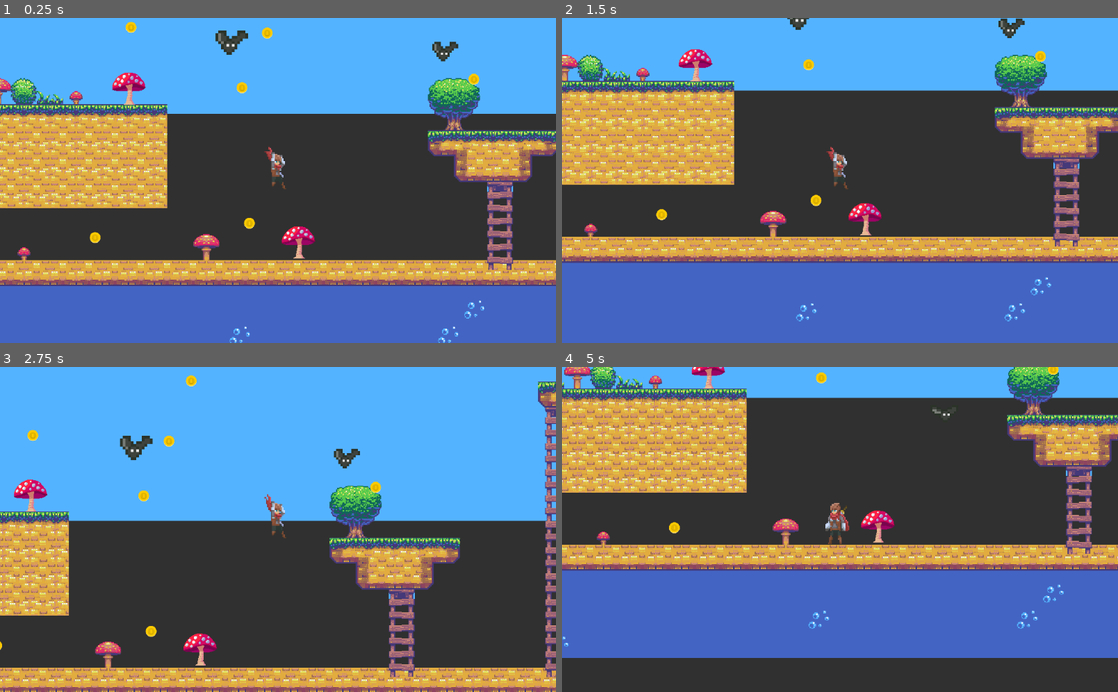
Above: before the commit, frames 1-4 (two rows, left to right).
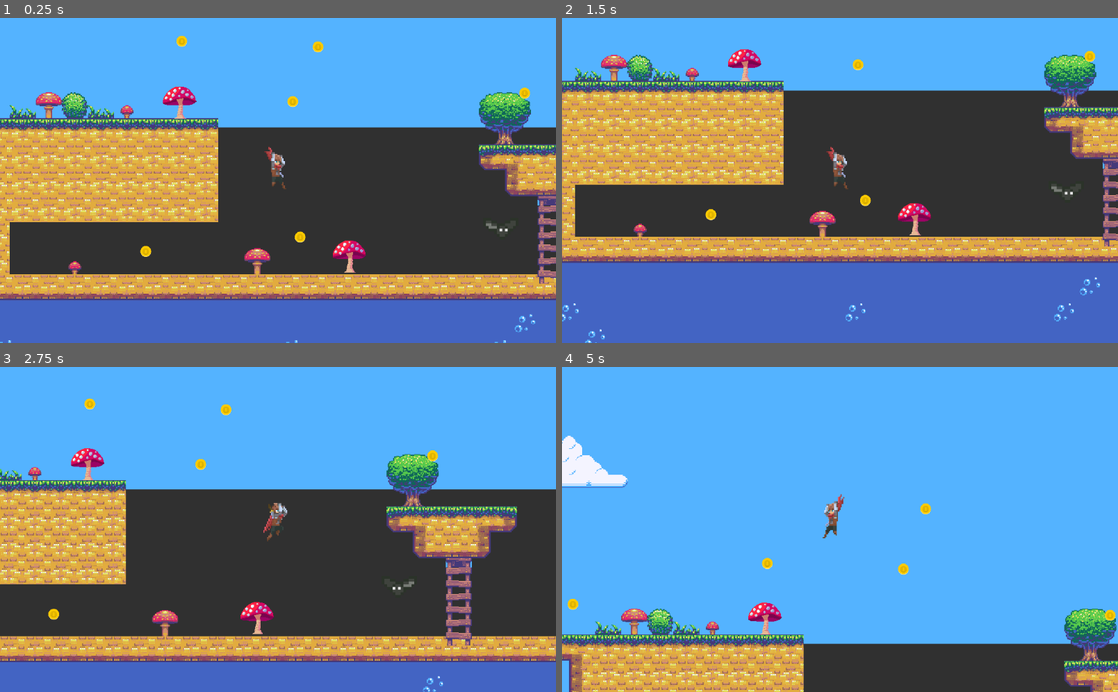
Above: after the commit, the same moments.

Repository: YaelitoP/learning_godot
Game: Godot game, scene res://scenas/TestMap.tscn
Same seed, same stepped clock (60 frames per second), same inputs: the game is played once before the commit and once after it.
Inputs:
- Up to frame 1 (0.25 s): no input
- Up to frame 2 (1.5 s): tap J (attaque) at 0.6 s; tap Space (jump) at 0.77 s; tap A (moveL) at 1.35 s
- Up to frame 3 (2.75 s): tap Space (jump) at 1.52 s; hold D (moveR) from 2.03 s (still down)
- Up to frame 4 (5 s): release D (moveR) at 2.78 s; tap J (attaque) at 2.85 s; tap Space (jump) at 3.02, 3.77, 4.52 s; hold A (moveL) 3.53-4.28 s; tap D (moveR) at 4.35 s

The runs differ from the first frame. In frame 1, 35% of the frame differs, in the area x 0-100%, y 1-100%; in frame 2, 21%; in frame 3, 42%; in frame 4, 88%, in the area x 0-100%, y 0-100%.
Error after the commit: Invalid call. Nonexistent function '_set_playing' in base 'AnimatedSprite'. (res://scripts/bat.gd:14)

Commit message:
bat machine functional and some tunning

Diff:
--- a/Assets/animations/gladiador.tres
+++ b/Assets/animations/gladiador.tres
@@ -66,26 +66,26 @@
 "name": "atack0",
 "speed": 6.0
 }, {
+"frames": [ ExtResource( 24 ), ExtResource( 21 ), ExtResource( 29 ), ExtResource( 26 ), ExtResource( 27 ), ExtResource( 33 ) ],
+"loop": true,
+"name": "atack1",
+"speed": 8.0
+}, {
 "frames": [ ExtResource( 5 ), ExtResource( 7 ), ExtResource( 10 ), ExtResource( 6 ), ExtResource( 9 ), ExtResource( 8 ) ],
 "loop": true,
 "name": "run",
 "speed": 10.0
 }, {
-"frames": [ ExtResource( 24 ), ExtResource( 21 ), ExtResource( 29 ), ExtResource( 26 ), ExtResource( 27 ), ExtResource( 33 ) ],
+"frames": [ ExtResource( 12 ), ExtResource( 13 ) ],
 "loop": true,
-"name": "atack1",
-"speed": 8.0
+"name": "fall",
+"speed": 5.0
 }, {
 "frames": [ ExtResource( 15 ), ExtResource( 16 ), ExtResource( 11 ), ExtResource( 14 ), ExtResource( 12 ), ExtResource( 13 ) ],
 "loop": true,
 "name": "jump",
 "speed": 7.0
 }, {
-"frames": [ ExtResource( 12 ), ExtResource( 13 ) ],
-"loop": true,
-"name": "fall",
-"speed": 5.0
-}, {
 "frames": [ ExtResource( 2 ), ExtResource( 1 ), ExtResource( 3 ), ExtResource( 4 ) ],
 "loop": true,
 "name": "idle",
--- a/Assets/animations/murcielago.tres
+++ b/Assets/animations/murcielago.tres
@@ -1,6 +1,26 @@
 [gd_resource type="SpriteFrames" load_steps=17 format=2]
 
 [ext_resource path="res://Assets/enemies/Bat_Sprite_Sheet.png" type="Texture" id=1]
+
+[sub_resource type="AtlasTexture" id=9]
+atlas = ExtResource( 1 )
+region = Rect2( 0, 0, 16, 24 )
+
+[sub_resource type="AtlasTexture" id=10]
+atlas = ExtResource( 1 )
+region = Rect2( 16, 0, 16, 24 )
+
+[sub_resource type="AtlasTexture" id=11]
+atlas = ExtResource( 1 )
+region = Rect2( 32, 0, 16, 24 )
+
+[sub_resource type="AtlasTexture" id=12]
+atlas = ExtResource( 1 )
+region = Rect2( 48, 0, 16, 24 )
+
+[sub_resource type="AtlasTexture" id=13]
+atlas = ExtResource( 1 )
+region = Rect2( 64, 0, 16, 24 )
 
 [sub_resource type="AtlasTexture" id=4]
 atlas = ExtResource( 1 )
@@ -21,26 +41,6 @@
 [sub_resource type="AtlasTexture" id=8]
 atlas = ExtResource( 1 )
 region = Rect2( 64, 48, 16, 24 )
-
-[sub_resource type="AtlasTexture" id=9]
-atlas = ExtResource( 1 )
-region = Rect2( 0, 0, 16, 24 )
-
-[sub_resource type="AtlasTexture" id=10]
-atlas = ExtResource( 1 )
-region = Rect2( 16, 0, 16, 24 )
-
-[sub_resource type="AtlasTexture" id=11]
-atlas = ExtResource( 1 )
-region = Rect2( 32, 0, 16, 24 )
-
-[sub_resource type="AtlasTexture" id=12]
-atlas = ExtResource( 1 )
-region = Rect2( 48, 0, 16, 24 )
-
-[sub_resource type="AtlasTexture" id=13]
-atlas = ExtResource( 1 )
-region = Rect2( 64, 0, 16, 24 )
 
 [sub_resource type="AtlasTexture" id=14]
 atlas = ExtResource( 1 )
@@ -64,15 +64,15 @@
 
 [resource]
 animations = [ {
+"frames": [ SubResource( 9 ), SubResource( 10 ), SubResource( 11 ), SubResource( 12 ), SubResource( 13 ) ],
+"loop": true,
+"name": "angry",
+"speed": 8.0
+}, {
 "frames": [ SubResource( 4 ), SubResource( 5 ), SubResource( 6 ), SubResource( 7 ), SubResource( 8 ) ],
 "loop": false,
 "name": "dead",
 "speed": 10.0
-}, {
-"frames": [ SubResource( 9 ), SubResource( 10 ), SubResource( 11 ), SubResource( 12 ), SubResource( 13 ) ],
-"loop": true,
-"name": "angry",
-"speed": 8.0
 }, {
 "frames": [ SubResource( 14 ), SubResource( 15 ), SubResource( 16 ), SubResource( 17 ), SubResource( 18 ) ],
 "loop": true,
--- a/project.godot
+++ b/project.godot
@@ -14,7 +14,7 @@
 "language": "GDScript",
 "path": "res://scripts/IDLE_bat.gd"
 }, {
-"base": "Node",
+"base": "Node2D",
 "class": "StateMachine",
 "language": "GDScript",
 "path": "res://scripts/StateMachine.gd"
@@ -92,60 +92,60 @@
 
 ui_left={
 "deadzone": 0.5,
-"events": [ Object(InputEventKey,"resource_local_to_scene":false,"resource_name":"","device":0,"alt":false,"shift":false,"control":false,"meta":false,"command":false,"pressed":false,"scancode":16777231,"unicode":0,"echo":false,"script":null)
+"events": [ Object(InputEventKey,"resource_local_to_scene":false,"resource_name":"","device":0,"alt":false,"shift":false,"control":false,"meta":false,"command":false,"pressed":false,"scancode":16777231,"physical_scancode":0,"unicode":0,"echo":false,"script":null)
 , Object(InputEventJoypadButton,"resource_local_to_scene":false,"resource_name":"","device":0,"button_index":14,"pressure":0.0,"pressed":false,"script":null)
  ]
 }
 moveL={
 "deadzone": 0.5,
-"events": [ Object(InputEventKey,"resource_local_to_scene":false,"resource_name":"","device":0,"alt":false,"shift":false,"control":false,"meta":false,"command":false,"pressed":false,"scancode":65,"unicode":0,"echo":false,"script":null)
-, Object(InputEventKey,"resource_local_to_scene":false,"resource_name":"","device":0,"alt":false,"shift":false,"control":false,"meta":false,"command":false,"pressed":false,"scancode":16777231,"unicode":0,"echo":false,"script":null)
+"events": [ Object(InputEventKey,"resource_local_to_scene":false,"resource_name":"","device":0,"alt":false,"shift":false,"control":false,"meta":false,"command":false,"pressed":false,"scancode":65,"physical_scancode":0,"unicode":0,"echo":false,"script":null)
+, Object(InputEventKey,"resource_local_to_scene":false,"resource_name":"","device":0,"alt":false,"shift":false,"control":false,"meta":false,"command":false,"pressed":false,"scancode":16777231,"physical_scancode":0,"unicode":0,"echo":false,"script":null)
  ]
 }
 moveR={
 "deadzone": 0.5,
-"events": [ Object(InputEventKey,"resource_local_to_scene":false,"resource_name":"","device":0,"alt":false,"shift":false,"control":false,"meta":false,"command":false,"pressed":false,"scancode":68,"unicode":0,"echo":false,"script":null)
-, Object(InputEventKey,"resource_local_to_scene":false,"resource_name":"","device":0,"alt":false,"shift":false,"control":false,"meta":false,"command":false,"pressed":false,"scancode":16777233,"unicode":0,"echo":false,"script":null)
+"events": [ Object(InputEventKey,"resource_local_to_scene":false,"resource_name":"","device":0,"alt":false,"shift":false,"control":false,"meta":false,"command":false,"pressed":false,"scancode":68,"physical_scancode":0,"unicode":0,"echo":false,"script":null)
+, Object(InputEventKey,"resource_local_to_scene":false,"resource_name":"","device":0,"alt":false,"shift":false,"control":false,"meta":false,"command":false,"pressed":false,"scancode":16777233,"physical_scancode":0,"unicode":0,"echo":false,"script":null)
  ]
 }
 moveU={
 "deadzone": 0.5,
-"events": [ Object(InputEventKey,"resource_local_to_scene":false,"resource_name":"","device":0,"alt":false,"shift":false,"control":false,"meta":false,"command":false,"pressed":false,"scancode":87,"unicode":0,"echo":false,"script":null)
-, Object(InputEventKey,"resource_local_to_scene":false,"resource_name":"","device":0,"alt":false,"shift":false,"control":false,"meta":false,"command":false,"pressed":false,"scancode":16777232,"unicode":0,"echo":false,"script":null)
+"events": [ Object(InputEventKey,"resource_local_to_scene":false,"resource_name":"","device":0,"alt":false,"shift":false,"control":false,"meta":false,"command":false,"pressed":false,"scancode":87,"physical_scancode":0,"unicode":0,"echo":false,"script":null)
+, Object(InputEventKey,"resource_local_to_scene":false,"resource_name":"","device":0,"alt":false,"shift":false,"control":false,"meta":false,"command":false,"pressed":false,"scancode":16777232,"physical_scancode":0,"unicode":0,"echo":false,"script":null)
  ]
 }
 moveD={
 "deadzone": 0.5,
-"events": [ Object(InputEventKey,"resource_local_to_scene":false,"resource_name":"","device":0,"alt":false,"shift":false,"control":false,"meta":false,"command":false,"pressed":false,"scancode":16777234,"unicode":0,"echo":false,"script":null)
-, Object(InputEventKey,"resource_local_to_scene":false,"resource_name":"","device":0,"alt":false,"shift":false,"control":false,"meta":false,"command":false,"pressed":false,"scancode":83,"unicode":0,"echo":false,"script":null)
+"events": [ Object(InputEventKey,"resource_local_to_scene":false,"resource_name":"","device":0,"alt":false,"shift":false,"control":false,"meta":false,"command":false,"pressed":false,"scancode":16777234,"physical_scancode":0,"unicode":0,"echo":false,"script":null)
+, Object(InputEventKey,"resource_local_to_scene":false,"resource_name":"","device":0,"alt":false,"shift":false,"control":false,"meta":false,"command":false,"pressed":false,"scancode":83,"physical_scancode":0,"unicode":0,"echo":false,"script":null)
  ]
 }
 jump={
 "deadzone": 0.5,
-"events": [ Object(InputEventKey,"resource_local_to_scene":false,"resource_name":"","device":0,"alt":false,"shift":false,"control":false,"meta":false,"command":false,"pressed":false,"scancode":32,"unicode":0,"echo":false,"script":null)
-, Object(InputEventKey,"resource_local_to_scene":false,"resource_name":"","device":0,"alt":false,"shift":false,"control":false,"meta":false,"command":false,"pressed":false,"scancode":87,"unicode":0,"echo":false,"script":null)
-, Object(InputEventKey,"resource_local_to_scene":false,"resource_name":"","device":0,"alt":false,"shift":false,"control":false,"meta":false,"command":false,"pressed":false,"scancode":16777232,"unicode":0,"echo":false,"script":null)
+"events": [ Object(InputEventKey,"resource_local_to_scene":false,"resource_name":"","device":0,"alt":false,"shift":false,"control":false,"meta":false,"command":false,"pressed":false,"scancode":32,"physical_scancode":0,"unicode":0,"echo":false,"script":null)
+, Object(InputEventKey,"resource_local_to_scene":false,"resource_name":"","device":0,"alt":false,"shift":false,"control":false,"meta":false,"command":false,"pressed":false,"scancode":87,"physical_scancode":0,"unicode":0,"echo":false,"script":null)
+, Object(InputEventKey,"resource_local_to_scene":false,"resource_name":"","device":0,"alt":false,"shift":false,"control":false,"meta":false,"command":false,"pressed":false,"scancode":16777232,"physical_scancode":0,"unicode":0,"echo":false,"script":null)
  ]
 }
 attaque={
 "deadzone": 0.5,
-"events": [ Object(InputEventKey,"resource_local_to_scene":false,"resource_name":"","device":0,"alt":false,"shift":false,"control":false,"meta":false,"command":false,"pressed":false,"scancode":74,"unicode":0,"echo":false,"script":null)
+"events": [ Object(InputEventKey,"resource_local_to_scene":false,"resource_name":"","device":0,"alt":false,"shift":false,"control":false,"meta":false,"command":false,"pressed":false,"scancode":74,"physical_scancode":0,"unicode":0,"echo":false,"script":null)
  ]
 }
 
 [layer_names]
 
 2d_render/layer_1="player"
+2d_render/layer_2="world"
+2d_render/layer_3="pickups"
+2d_render/layer_4="enemies"
+2d_render/layer_5="ally"
+2d_render/layer_6="bouncers"
 2d_physics/layer_1="player"
-2d_render/layer_2="world"
 2d_physics/layer_2="world"
-2d_render/layer_3="pickups"
 2d_physics/layer_3="pickups"
-2d_render/layer_4="enemies"
 2d_physics/layer_4="enemies"
-2d_render/layer_5="ally"
 2d_physics/layer_5="ally"
-2d_render/layer_6="bouncers"
 2d_physics/layer_6="bouncers"
 
 [physics]
--- a/scenas/Pj1.tscn
+++ b/scenas/Pj1.tscn
@@ -218,7 +218,7 @@
 tracks/1/keys = {
 "times": PoolRealArray( 0 ),
 "transitions": PoolRealArray( 1 ),
-"update": 1,
+"update": 0,
 "values": [ "run" ]
 }
 tracks/2/type = "value"
@@ -230,7 +230,7 @@
 tracks/2/keys = {
 "times": PoolRealArray( 0 ),
 "transitions": PoolRealArray( 1 ),
-"update": 1,
+"update": 0,
 "values": [ false ]
 }
 tracks/3/type = "value"
@@ -293,7 +293,7 @@
 tracks/1/keys = {
 "times": PoolRealArray( 0 ),
 "transitions": PoolRealArray( 1 ),
-"update": 1,
+"update": 0,
 "values": [ "run" ]
 }
 tracks/2/type = "value"
@@ -305,7 +305,7 @@
 tracks/2/keys = {
 "times": PoolRealArray( 0 ),
 "transitions": PoolRealArray( 1 ),
-"update": 1,
+"update": 0,
 "values": [ true ]
 }
 tracks/3/type = "value"
@@ -345,9 +345,7 @@
 "values": [ 0.0 ]
 }
 
-[node name="player" type="KinematicBody2D" groups=[
-"player",
-]]
+[node name="player" type="KinematicBody2D" groups=["player"]]
 collision_mask = 126
 script = ExtResource( 2 )
 
@@ -360,23 +358,17 @@
 frame = 1
 playing = true
 
-[node name="coll_player" type="CollisionShape2D" parent="." groups=[
-"player",
-]]
+[node name="coll_player" type="CollisionShape2D" parent="." groups=["player"]]
 position = Vector2( -7.67828, -10.3732 )
 shape = SubResource( 1 )
 __meta__ = {
 "_edit_group_": true
 }
 
-[node name="area_coll" type="Area2D" parent="coll_player" groups=[
-"player",
-]]
+[node name="area_coll" type="Area2D" parent="coll_player" groups=["player"]]
 collision_mask = 30
 
-[node name="coll_area" type="CollisionShape2D" parent="coll_player/area_coll" groups=[
-"player",
-]]
+[node name="coll_area" type="CollisionShape2D" parent="coll_player/area_coll" groups=["player"]]
 position = Vector2( 0.220749, -0.483814 )
 shape = SubResource( 2 )
 
@@ -389,23 +381,17 @@
 collision_mask = 994
 collide_with_areas = true
 
-[node name="area_sword" type="Area2D" parent="." groups=[
-"ataques",
-]]
+[node name="area_sword" type="Area2D" parent="." groups=["ataques"]]
 position = Vector2( 38.848, -24.89 )
 collision_mask = 8
 
-[node name="coll_atack0" type="CollisionPolygon2D" parent="area_sword" groups=[
-"ataques",
-]]
+[node name="coll_atack0" type="CollisionPolygon2D" parent="area_sword" groups=["ataques"]]
 visible = false
 position = Vector2( -0.516586, 0.265785 )
 polygon = PoolVector2Array( -30.4714, -40.5258, -8.67664, -38.9311, 8.99838, -20.9902, 13.9687, -3.02282, 8.86548, 21.8 …(199 unchanged characters)…
 disabled = true
 
-[node name="coll_atack1" type="CollisionPolygon2D" parent="area_sword" groups=[
-"ataques",
-]]
+[node name="coll_atack1" type="CollisionPolygon2D" parent="area_sword" groups=["ataques"]]
 visible = false
 position = Vector2( -45.3021, 24.272 )
 rotation = 3.14159
@@ -413,9 +399,7 @@
 polygon = PoolVector2Array( -28.9558, -45.7137, -37.2421, -42.779, -50.8799, -27.4149, -54.1598, -9.97925, -51.0525, 5. …(269 unchanged characters)…
 disabled = true
 
-[node name="coll_atack2" type="CollisionPolygon2D" parent="area_sword" groups=[
-"ataques",
-]]
+[node name="coll_atack2" type="CollisionPolygon2D" parent="area_sword" groups=["ataques"]]
 visible = false
 polygon = PoolVector2Array( -53.3238, -7.07883, -37.0965, -2.24518, -21.7324, 1.0348, -13.1009, 4.31477, 3.64424, 11.91 …(493 unchanged characters)…
 disabled = true
--- a/scenas/TestMap.tscn
+++ b/scenas/TestMap.tscn
@@ -22,9 +22,7 @@
 format = 1
 tile_data = PoolIntArray( -1245193, 24, 0, -1245192, 24, 0, -1245191, 24, 0, -1245190, 24, 0, -1245189, 24, 0, -1245188 …(51102 unchanged characters)…
 
-[node name="Plataformas" type="TileMap" parent="world" groups=[
-"plataformas",
-]]
+[node name="Plataformas" type="TileMap" parent="world" groups=["plataformas"]]
 position = Vector2( -312.423, -706.762 )
 scale = Vector2( 3, 3 )
 tile_set = ExtResource( 2 )
@@ -33,7 +31,7 @@
 compatibility_mode = true
 collision_layer = 2
 format = 1
-tile_data = PoolIntArray( 65612, 7, 0, 65613, 8, 0, 131148,  …(733 unchanged characters)… 438, 1, 131074, 786439, 1, 131075, 786444, 10, 0, 786445, 11, 0, 786446, 11, 0, 786447, 11, 0, 786448, 11, 0, 786449, 11, 0, 786450, 11, 0, 786451, 11, 0, 786452, 11, 0, 786463, 3, 0, 786464, 4, 0, 786465, 5, 0, 786466, 7, 0, 786467, 8, 0, 786508, 13, 0, 851974, 1, 196610, 851975, 1, 196611, 851978, 23, 0, 851980, 10, 0, 851981, 11, 0, 851982,  …(2333 unchanged characters)…
+tile_data = PoolIntArray( 65612, 7, 0, 65613, 8, 0, 131148,  …(733 unchanged characters)… 438, 1, 131074, 786439, 1, 131075, 786440, 22, 0, 786444, 10, 0, 786445, 11, 0, 786446, 11, 0, 786447, 11, 0, 786448, 11, 0, 786449, 11, 0, 786450, 11, 0, 786451, 11, 0, 786452, 11, 0, 786463, 3, 0, 786464, 4, 0, 786465, 5, 0, 786466, 7, 0, 786467, 8, 0, 786508, 13, 0, 851974, 1, 196610, 851975, 1, 196611, 851980, 10, 0, 851981, 11, 0, 851982,  …(2333 unchanged characters)…
 
 [node name="bouncers" type="Node2D" parent="world"]
 position = Vector2( -312.423, -706.762 )
@@ -105,16 +103,16 @@
 }
 
 [node name="plataforma" parent="transport" instance=ExtResource( 1 )]
-position = Vector2( 3949.7, -546.641 )
+position = Vector2( 3785.54, 388.491 )
 collision_layer = 2
 waypoints_path = NodePath("../../waypoints")
 
 [node name="chobirandom" parent="." instance=ExtResource( 7 )]
-position = Vector2( 2727.89, 149.998 )
+position = Vector2( 3799.8, -1178.94 )
 
 [node name="Pj1" parent="." instance=ExtResource( 3 )]
 process_priority = 1
-position = Vector2( 2110.88, 577.086 )
+position = Vector2( 1923.98, 525.69 )
 scale = Vector2( 2, 2 )
 
 [node name="spr_player" parent="Pj1" index="0"]
@@ -125,7 +123,7 @@
 zoom = Vector2( 2, 2 )
 
 [node name="bat" parent="." instance=ExtResource( 8 )]
-position = Vector2( 1941.95, 163.273 )
+position = Vector2( 2751.12, 804.897 )
 
 [editable path="waypoints"]
 [editable path="Pj1"]
--- a/scenas/bat.tscn
+++ b/scenas/bat.tscn
@@ -1,14 +1,15 @@
-[gd_scene load_steps=8 format=2]
+[gd_scene load_steps=7 format=2]
 
 [ext_resource path="res://scripts/bat.gd" type="Script" id=1]
 [ext_resource path="res://Assets/animations/murcielago.tres" type="SpriteFrames" id=2]
-[ext_resource path="res://scripts/WANDER_bat.gd" type="Script" id=3]
-[ext_resource path="res://scripts/IDLE_bat.gd" type="Script" id=4]
-[ext_resource path="res://scripts/StateMachine.gd" type="Script" id=5]
+[ext_resource path="res://scenas/batmachine.gd" type="Script" id=3]
 [ext_resource path="res://Assets/animations/Bat/scenasmurido.tres" type="Animation" id=6]
 
 [sub_resource type="CircleShape2D" id=1]
-radius = 5.19133
+radius = 7.04112
+
+[sub_resource type="CircleShape2D" id=2]
+radius = 61.2143
 
 [node name="bat" type="KinematicBody2D"]
 scale = Vector2( 10, 10 )
@@ -18,23 +19,28 @@
 z_index = 1
 frames = ExtResource( 2 )
 animation = "idle"
-playing = true
+frame = 4
 
 [node name="coll_bat" type="CollisionShape2D" parent="."]
-position = Vector2( -0.138165, -4.74365 )
+position = Vector2( -0.399455, -3.65495 )
 shape = SubResource( 1 )
-
-[node name="Timer" type="Timer" parent="."]
-one_shot = true
 
 [node name="anim_bat" type="AnimationPlayer" parent="."]
 anims/murido = ExtResource( 6 )
 
-[node name="stateMachine" type="Node" parent="."]
-script = ExtResource( 5 )
+[node name="area_bat" type="Area2D" parent="."]
+scale = Vector2( 1, 1 )
+collision_layer = 8
 
-[node name="idle" type="Node" parent="stateMachine"]
-script = ExtResource( 4 )
+[node name="CollisionShape2D" type="CollisionShape2D" parent="area_bat"]
+position = Vector2( -0.253632, -3.71952 )
+shape = SubResource( 2 )
 
-[node name="wander" type="Node" parent="stateMachine"]
+[node name="batMachine" type="Node2D" parent="."]
 script = ExtResource( 3 )
+
+[node name="timer" type="Timer" parent="batMachine"]
+one_shot = true
+
+[connection signal="body_entered" from="area_bat" to="batMachine" method="_on_area_bat_body_entered"]
+[connection signal="body_exited" from="area_bat" to="batMachine" method="_on_area_bat_body_exited"]
--- /dev/null
+++ b/scenas/batmachine.gd
@@ -0,0 +1,88 @@
+extends StateMachine
+
+export(int) var move_range: = 32
+export(int) var speed: = 200
+
+onready var start_pos: = global_position
+onready var current_pos: = global_position
+onready var timer: = $timer
+
+var objective = null
+
+var next_state: Array
+
+var target_pos: = Vector2.ZERO
+var direction: = Vector2.ZERO
+var motion: = Vector2.ZERO
+
+var shout: = true
+
+func _ready():
+	randomize()
+	get_direction()
+	add_state("wander")
+	add_state("idle")
+	add_state("chase")
+
+	next_state.append(states.wander)
+	next_state.append(states.idle)
+
+	timer.call_deferred("start")
+	call_deferred("set_state", states.wander)
+
+func _physics_process(delta: float):
+	match state:
+
+		states.idle:
+			get_direction()
+			if shout:
+				print("idle")
+				shout = false
+			if timer.time_left == 0:
+				next_state.shuffle()
+				change_state(next_state.front())
+
+		states.wander:
+			if shout:
+				print("wander")
+				shout = false
+			if timer.time_left == 0:
+				next_state.shuffle()
+				change_state(next_state.front())
+
+		states.chase:
+			if shout:
+				print("chase")
+				shout = false
+			chase_player(delta)
+
+
+
+
+func get_direction():
+	current_pos = global_position
+	update_target()
+	direction = current_pos.direction_to(target_pos)
+	motion = direction * speed
+
+func update_target():
+	target_pos = current_pos + Vector2(rand_range(-move_range, move_range), rand_range(-move_range, move_range))
+
+func change_state(new_state):
+	set_state(new_state)
+	shout = true
+	timer.start(rand_range(2, 3))
+
+func chase_player(delta):
+	direction = (objective.global_position - global_position).normalized()
+	motion = direction * speed
+
+
+func _on_area_bat_body_entered(body: Node) -> void:
+		shout = true
+		objective = body
+		change_state(states.chase)
+
+
+func _on_area_bat_body_exited(body: Node) -> void:
+	change_state(states.idle)
--- a/scenas/murcielago.tscn
+++ b/scenas/murcielago.tscn
@@ -13,9 +13,7 @@
 [sub_resource type="CircleShape2D" id=3]
 radius = 550.852
 
-[node name="murcielago" type="KinematicBody2D" groups=[
-"enemy",
-]]
+[node name="murcielago" type="KinematicBody2D" groups=["enemy"]]
 position = Vector2( -8.89539, 2.5415 )
 collision_layer = 8
 collision_mask = 3
@@ -69,7 +67,8 @@
 position = Vector2( -1.64618, 40.1446 )
 scale = Vector2( 8, 8 )
 frames = ExtResource( 1 )
-animation = "dead"
+animation = "idle"
+frame = 4
 
 [node name="Timer" type="Timer" parent="."]
 wait_time = 0.145
--- /dev/null
+++ b/scenas/stateMachine.tscn
@@ -0,0 +1,6 @@
+[gd_scene load_steps=2 format=2]
+
+[ext_resource path="res://scripts/StateMachine.gd" type="Script" id=1]
+
+[node name="stateMachine" type="Node2D"]
+script = ExtResource( 1 )
--- a/scripts/StateMachine.gd
+++ b/scripts/StateMachine.gd
@@ -1,42 +1,26 @@
-extends Node
+extends Node2D
 class_name StateMachine
 
-onready var IDLE: = get_node("idle")
-onready var WANDER: = get_node("wander")
-onready var state: = IDLE
 
 const DEBUG = true
 
-enum STATES {IDLE, WANDER}
+onready var parent: = get_parent()
 
-var direction = Vector2.ZERO
-var history = []
+var state = null setget set_state
+var previous_state = null
+var states = {}
 
 func _ready():
 	# Set the initial state to the first child node
-	call_deferred("_enter_state")
+	pass
 
-func change_to(new_state):
-	history.append(state)
+func state_back():
+	set_state(previous_state)
+
+func set_state(new_state):
+	previous_state = state
 	state = new_state
-	_enter_state()
 
-func back():
-	if history.size() > 0:
-		state = history.pop_back()
-		_enter_state()
 
-func _enter_state():
-	# Give the new state a reference to this state machine script
-	STATES.Controller = self
-	state.enter()
-
-# Route Game Loop function calls to
-# current state handler method if it exists
-func _process(delta):
-	if state.has_method("process"):
-		state.process(delta)
-
-func _physics_process(delta):
-	if state.has_method("physics_process"):
-		state.physics_process(delta)
+func add_state(state_name):
+	states[state_name] = states.size()
--- a/scripts/bat.gd
+++ b/scripts/bat.gd
@@ -2,19 +2,34 @@
 class_name bat
 
 onready var anim: = $anim_bat
-onready var MACHINE: = $stateMachine
-onready var timer: = $Timer
-onready var spawn: = global_position
-onready var current_position: = global_position
-onready var target_position: = global_position
+onready var machine: = $batMachine
+onready var timer: = $batMachine/timer
+onready var sprite: = $spr_bat
 
 var hp: = 100
 var max_hp: = 150
 
+func _ready() -> void:
+	sprite.play("idle")
+	sprite._set_playing(true)
+
+
 func _physics_process(delta: float) -> void:
-	if !hp <= 0:
-		if MACHINE.has_method("_physics_process()"):
-			MACHINE._physics_process(delta)
-	else:
-		anim.play("murido")
-	pass
+	match machine.state:
+
+		machine.states.idle:
+			move_and_slide(Vector2.ZERO, Vector2.UP)
+
+		machine.states.wander:
+			if machine.motion.x < 0:
+					sprite.set_flip_h(true)
+			else:
+				sprite.set_flip_h(false)
+			move_and_slide(machine.motion, Vector2.UP)
+
+		machine.states.chase:
+			if machine.motion.x < 0:
+					sprite.set_flip_h(true)
+			else:
+				sprite.set_flip_h(false)
+			move_and_slide(machine.motion, Vector2.UP)
